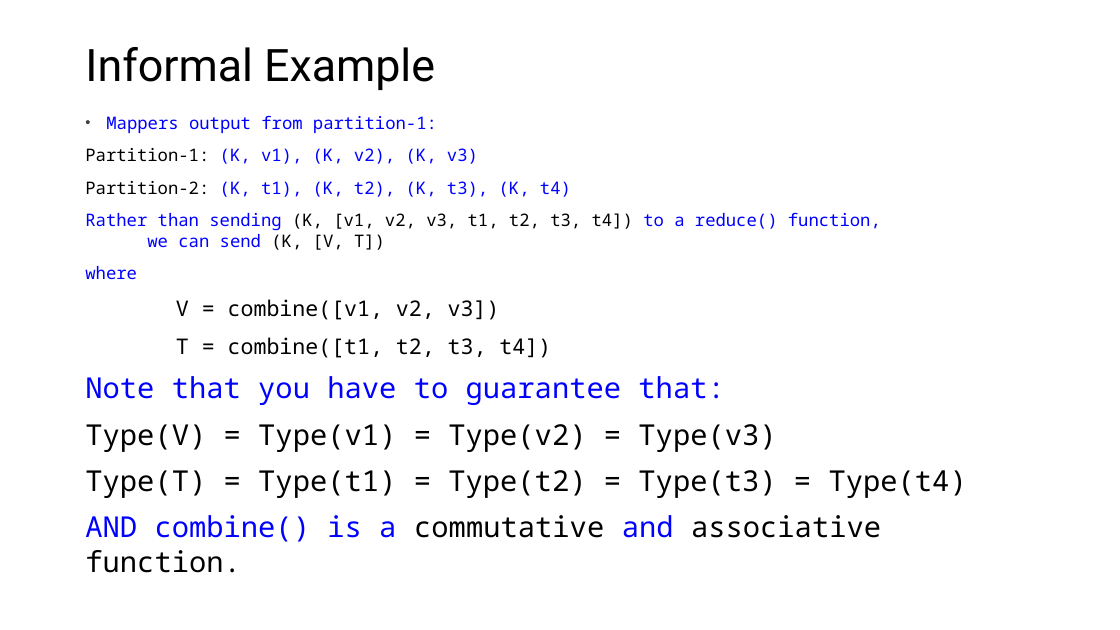
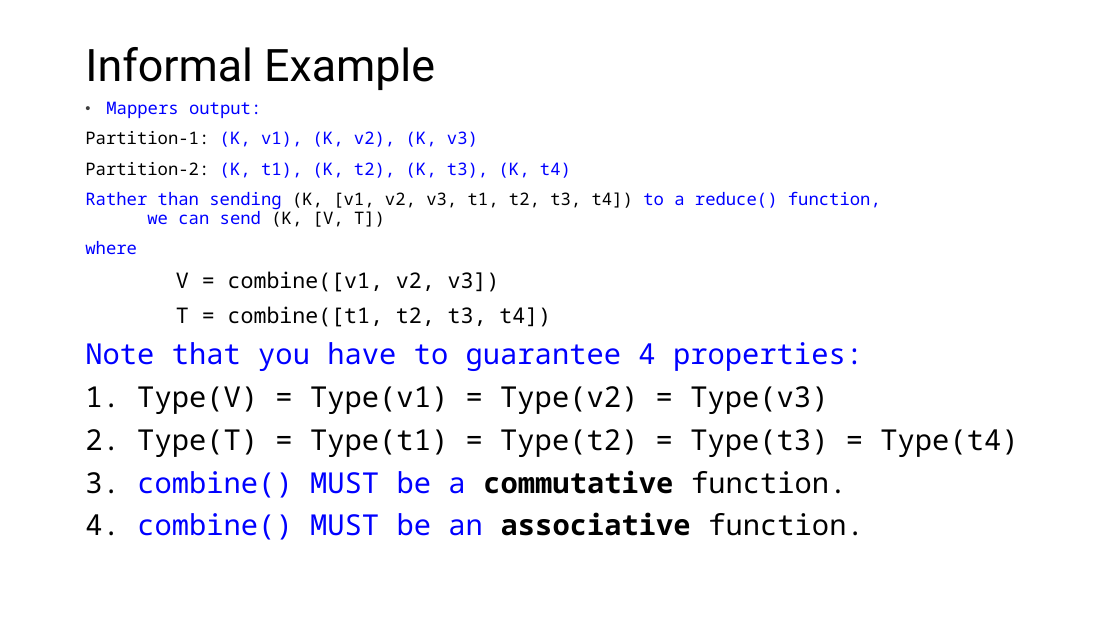
Before and after one commit to mahmoudparsian/big-data-mapreduce-course, a slide deck: slide 7 of slides/mapreduce/3.1_combiners_in_mapreduce.pptx (slide 6 before the commit). Drawn at 1120x630 pixels with LibreOffice and Linux fonts; fonts in the diff are those of the drawing; background and template pictures are left out. Boxes give left, top, right and bottom in pixels: in the first picture for what was removed or moved away, otherwise in the second. Text is boxed around its words. In the diff, an @@ line names an element or a change of style, - is before the commit and + after.

```diff
--- a/slides/mapreduce/3.1_combiners_in_mapreduce.pptx
+++ b/slides/mapreduce/3.1_combiners_in_mapreduce.pptx
@@ text "Mappers output:": place and size @@
-text "Mappers output:" at (85,115,967,573)
+text "Mappers output:" at (85,101,1018,540)
@@ text at (106,101,261,118): text changed @@
-• Mappers output from partition-1:
+• Mappers output:
@@ text at (85,131,881,327): line spacing 1 to 0.9 @@
@@ text at (85,342,1018,540): text changed @@
-Note that you have to guarantee that:
-Type(V) = Type(v1) = Type(v2) = Type(v3)
-Type(T) = Type(t1) = Type(t2) = Type(t3) = Type(t4)
-AND combine() is a commutative and associative function.
+Note that you have to guarantee 4 properties:
+1. Type(V) = Type(v1) = Type(v2) = Type(v3)
+2. Type(T) = Type(t1) = Type(t2) = Type(t3) = Type(t4)
+3. combine() MUST be a commutative function.
+4. combine() MUST be an associative function.
```
Also in this commit, not shown: 12 other slides changed, 13 slides added, 35 other files.
